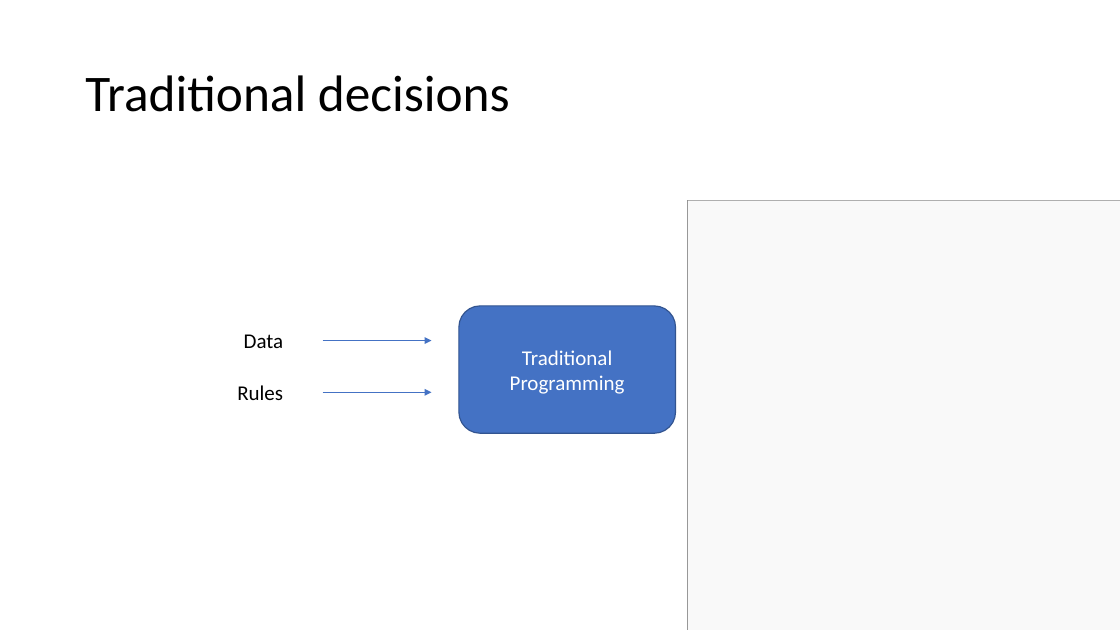
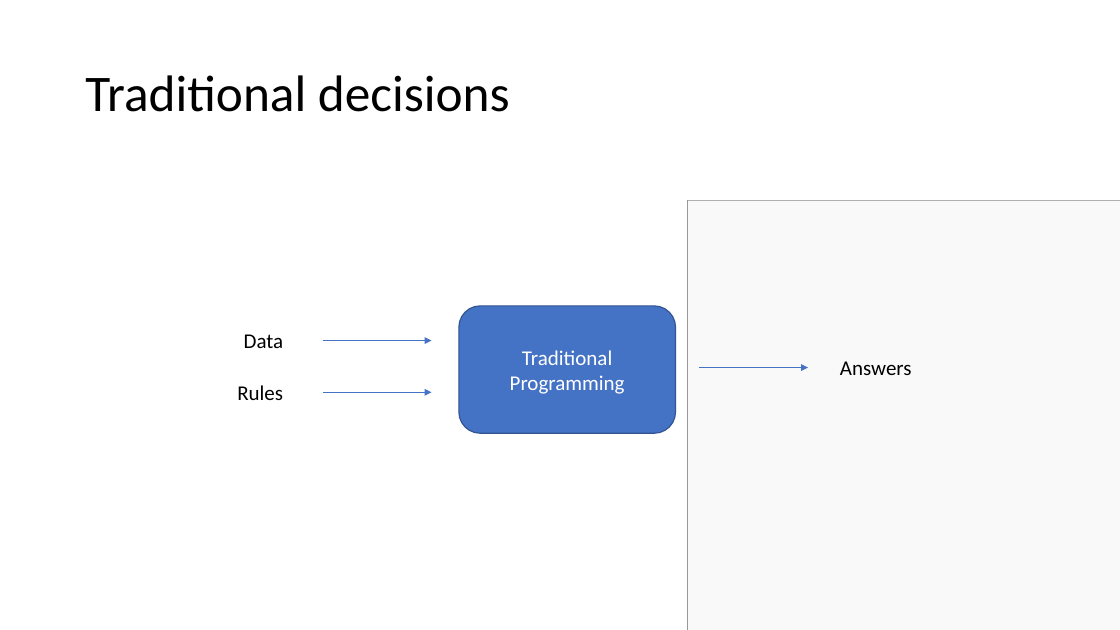
Before and after one commit to mikkelvalentinsorensen/MikValSor.GraphDBIntroTalk, a slide deck: slide 4 of Presentation.pptx. Drawn at 1120x630 pixels with LibreOffice and Linux fonts; fonts in the diff are those of the drawing; grey boxes stand for pictures. Boxes give left, top, right and bottom in pixels: in the first picture for what was removed or moved away, otherwise in the second. Text is boxed around its words. In the diff, an @@ line names an element or a change of style, - is before the commit and + after.

```diff
--- a/Presentation.pptx
+++ b/Presentation.pptx
@@ arrow added from (699, 368) to (808, 368), #4472C4 0.5 pt @@
@@ text added at (840, 361, 912, 375), 18 pt, text #000000 @@
+Answers
```
Also in this commit, not shown: 1 other slide changed.
